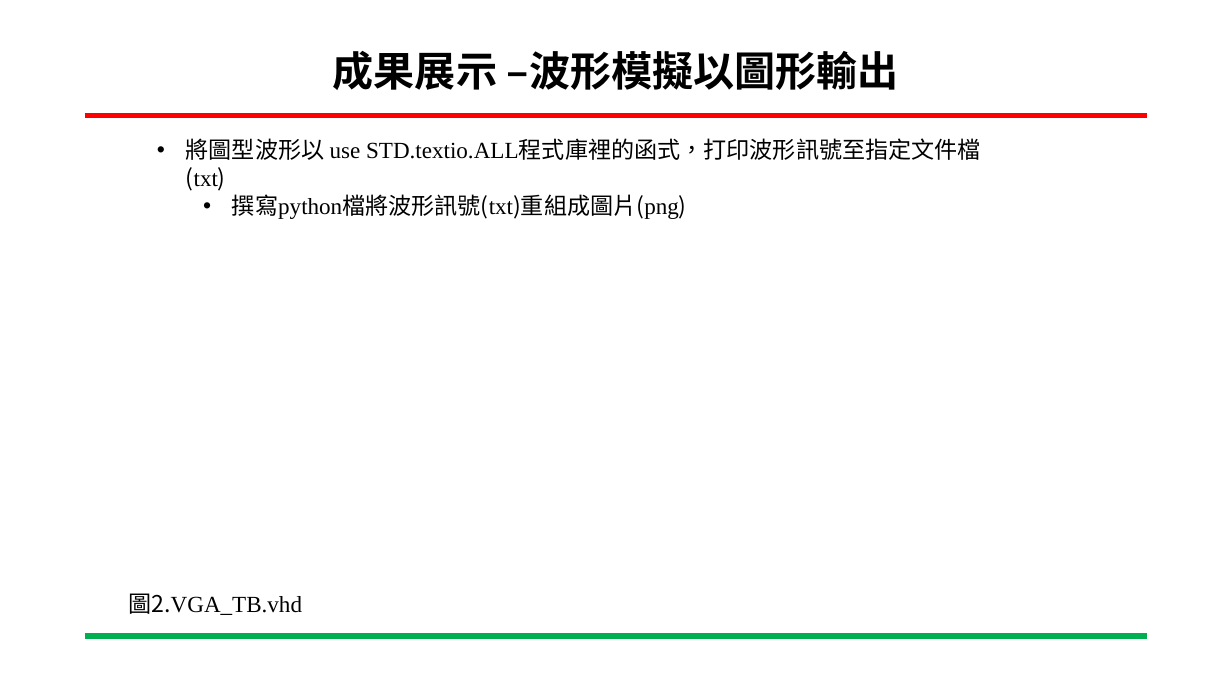
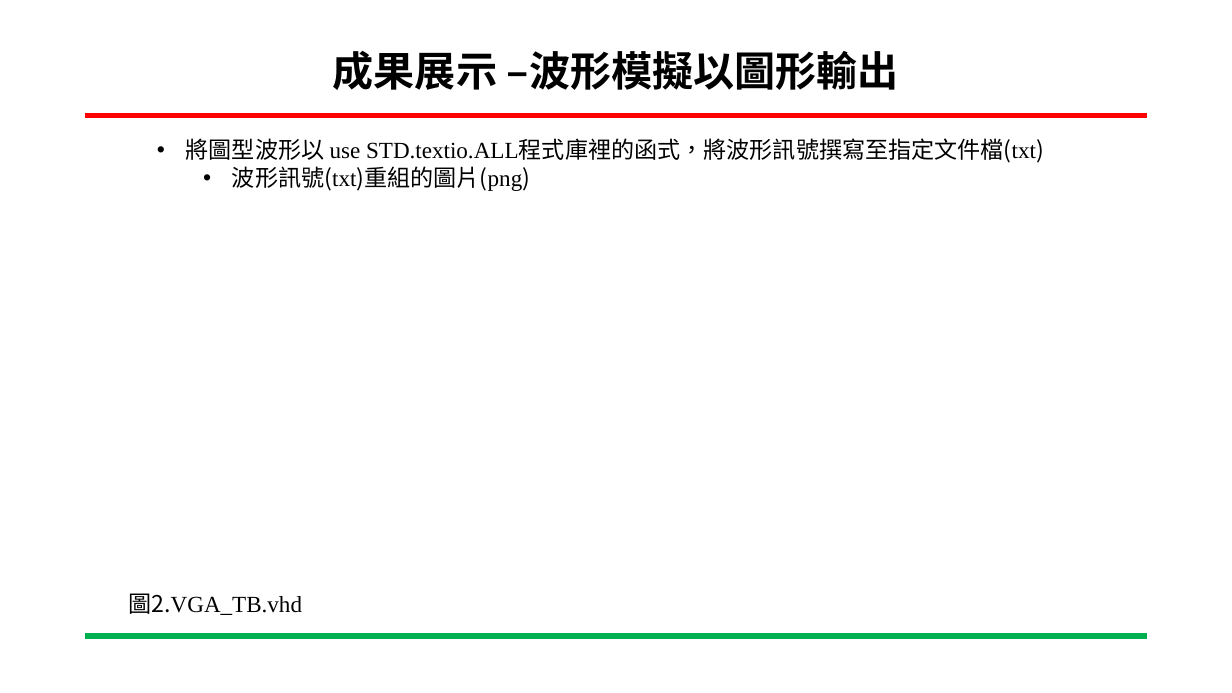
Before and after one commit to ing0331/FPGA, a slide deck: slide 19 of HW9_Harris_BRAM/N06-Tutorial/專案進度報告-Harris_BRAM-吳東穎-20230615.pptx (slide 20 before the commit). Drawn at 1232x693 pixels with LibreOffice and Linux fonts; fonts in the diff are those of the drawing; background and template pictures are left out. Boxes give left, top, right and bottom in pixels: in the first picture for what was removed or moved away, otherwise in the second. Text is boxed around its words. In the diff, an @@ line names an element or a change of style, - is before the commit and + after.

```diff
--- a/HW9_Harris_BRAM/N06-Tutorial/專案進度報告-Harris_BRAM-吳東穎-20230615.pptx
+++ b/HW9_Harris_BRAM/N06-Tutorial/專案進度報告-Harris_BRAM-吳東穎-20230615.pptx
@@ text at box(186, 138, 1044, 191): text changed @@
-• 將圖型波形以 use STD.textio.ALL程式庫裡的函式，打印波形訊號至指定文件檔(txt)
-  • 撰寫python檔將波形訊號(txt)重組成圖片(png)
+• 將圖型波形以 use STD.textio.ALL程式庫裡的函式，將波形訊號撰寫至指定文件檔(txt)
+  • 波形訊號(txt)重組的圖片(png)
```
Also in this commit, not shown: 17 other slides changed, 3 slides added, 3 slides removed, 3 other files.
